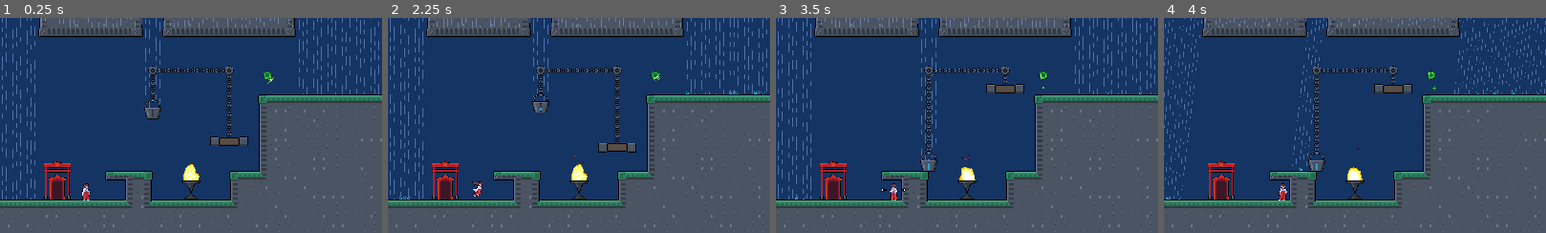
Above: before the commit, frames 1-4 (left to right).
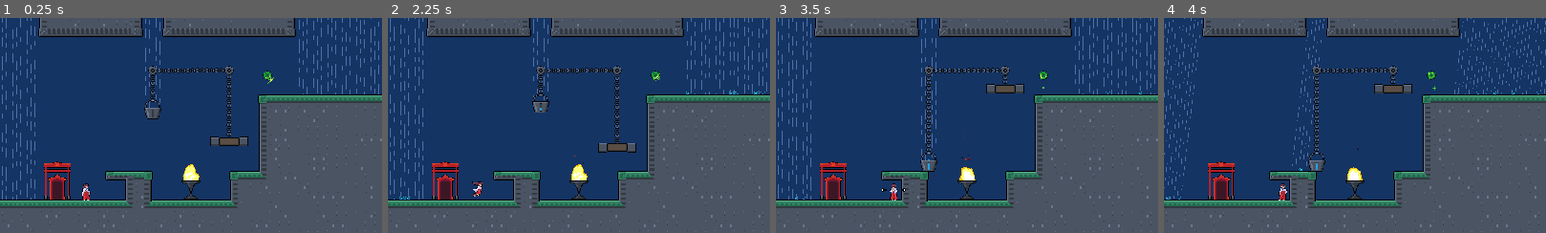
Above: after the commit, the same moments.

Repository: cassidyjames/amaya-maiden-of-the-storm
Game: Godot game, scene res://levels/level8.tscn
The game is run twice, just before and just after one commit, with the same random seed, the same clock (stepped at 60 frames per second) and the same inputs. This scene is started directly instead of the project's main scene. Sound files missing from this copy of the repository are replaced by a short silence.
Inputs:
- Up to frame 1 (0.25 s): no input
- Up to frame 2 (2.25 s): tap Enter at 0.5 s; hold Right (run_right) 0.53-1.28 s; hold C (change_wind) 0.53-1.28 s; tap X (jump) at 0.77, 1.52 s; hold Down (down) 1.28-2.03 s; tap C (change_wind) at 1.35 s; hold Right (run_right) from 2.03 s (still down); hold C (change_wind) from 2.03 s (still down)
- Up to frame 3 (3.5 s): release Right (run_right) at 2.78 s; release C (change_wind) at 2.78 s; hold Up (up) from 2.78 s (still down); tap C (change_wind) at 2.85 s; tap X (jump) at 3.02 s
- Up to frame 4 (4 s): release Up (up) at 3.53 s; hold Left (run_left) from 3.53 s (still down); hold C (change_wind) from 3.53 s (still down); tap X (jump) at 3.77 s
The pictures show only the part of the screen within x 0-50%, y 0-50%; the shares and areas given below are measured in that part.

The runs differ from the first frame. In frame 1, 0.3% of the frame differs, in the area x 10-77%, y 0-5%; in frame 2, 0.3%; in frame 3, 0.3%; in frame 4, 0.2%.

Commit message:
Fix rainbeams coming through ceiling

Diff:
--- a/game/objects/rainbeam.gd
+++ b/game/objects/rainbeam.gd
@@ -11,7 +11,10 @@
 	sprite.region_rect.position.y -= fall_speed * delta
 	if is_colliding():
 		var beam_length : float = (get_collision_point() - global_position).length()
-		sprite.region_rect.size.y = beam_length / 8.0
+		if beam_length > 20.0:
+			sprite.region_rect.size.y = beam_length / 8.0
+		else:
+			sprite.region_rect.size.y = 0.0
 		if get_collider() is Player:
 			get_collider().get_hit_with_rain()
 		elif rain_refresh <= 0.0 and get_collision_normal() == Vector2.UP and get_collision_point().y > 32.0:
